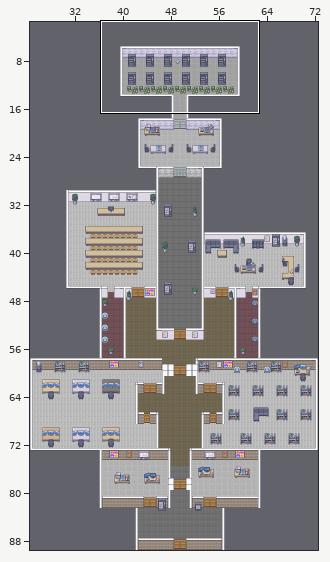
Two states of a Tiled map, Tilemap/test.tmx. The picture above shows the old version from afar; the outline marks the close-up.
Close-up. As it was:
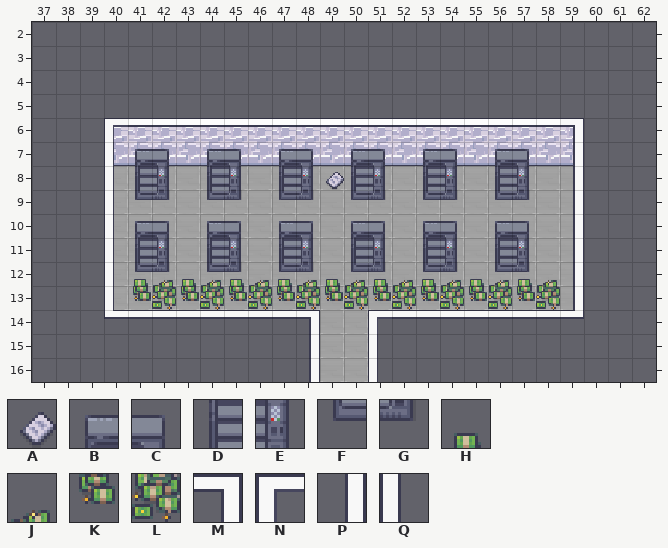
Cells are 16x16 px. Shown: x 37..62, y 2..16. The commit also changed other parts of the map, which this record leaves out.
Key: from "Modern_Office_Black_Shadow": A 225, B 368, C 369, D 384, E 385, F 400, G 401, H 764, J 765, K 780, L 781; from "Room_Builder_Office_16x16": M 33, N 34, P 39, Q 41.
_ is an empty cell.
Layers that did not change in this view are not listed.
Layer "Decoration" before, first column x 37:
 2 __________________________
 3 __________________________
 4 __________________________
 5 __________________________
 6 __________________________
 7 ____BC_BC_BC_BC_BC_BC_____
 8 ____DE_DE_DEADE_DE_DE_____
 9 ____FG_FG_FG_FG_FG_FG_____
10 __________________________
11 __________________________
12 ____FG_FG_FG_FG_FG_FG_____
13 __________________________
14 __________________________
15 __________________________
16 __________________________
Layer "Decoration High" before, first column x 37:
 2 __________________________
 3 __________________________
 4 __________________________
 5 __________________________
 6 __________________________
 7 __________________________
 8 __________________________
 9 __________________________
10 ____BC_BC_BC_BC_BC_BC_____
11 ____DE_DE_DE_DE_DE_DE_____
12 ____HJHJHJHJHJHJHJHJHJ____
13 ____KLKLKLKLKLKLKLKLKL____
14 __________________________
15 __________________________
16 __________________________
Once edited:
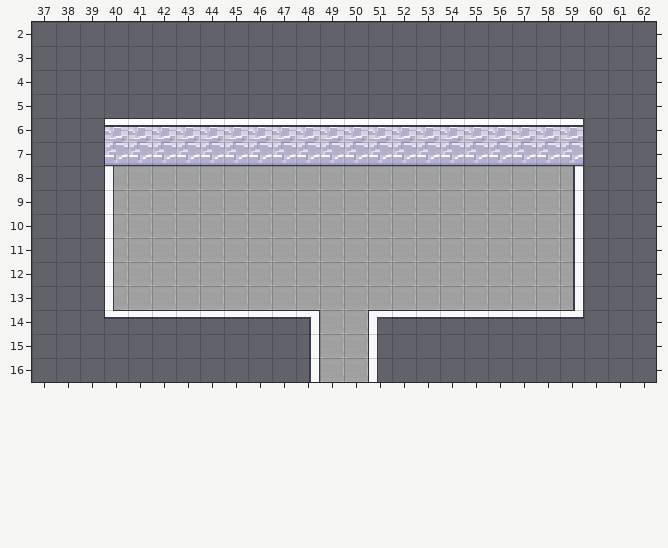
The exact change:
Layer "Topwall" (now hidden):
y 6: x 40 N -> _; x 59 M -> _
y 7: x 40 Q -> _; x 59 P -> _
Layer "Decoration" (now hidden):
y 7: x 41..42 BC -> __; x 44..45 BC -> __; x 47..48 BC -> __; x 50..51 BC -> __; x 53..54 BC -> __; x 56..57 BC -> __
y 8: x 41..42 DE -> __; x 44..45 DE -> __; x 47..51 DEADE -> _____; x 53..54 DE -> __; x 56..57 DE -> __
y 9: x 41..42 FG -> __; x 44..45 FG -> __; x 47..48 FG -> __; x 50..51 FG -> __; x 53..54 FG -> __; x 56..57 FG -> __
y 12: x 41..42 FG -> __; x 44..45 FG -> __; x 47..48 FG -> __; x 50..51 FG -> __; x 53..54 FG -> __; x 56..57 FG -> __
Layer "Decoration High" (now hidden):
y 10: x 41..42 BC -> __; x 44..45 BC -> __; x 47..48 BC -> __; x 50..51 BC -> __; x 53..54 BC -> __; x 56..57 BC -> __
y 11: x 41..42 DE -> __; x 44..45 DE -> __; x 47..48 DE -> __; x 50..51 DE -> __; x 53..54 DE -> __; x 56..57 DE -> __
y 12: x 41..58 HJHJHJHJHJHJHJHJHJ -> __________________
y 13: x 41..58 KLKLKLKLKLKLKLKLKL -> __________________
